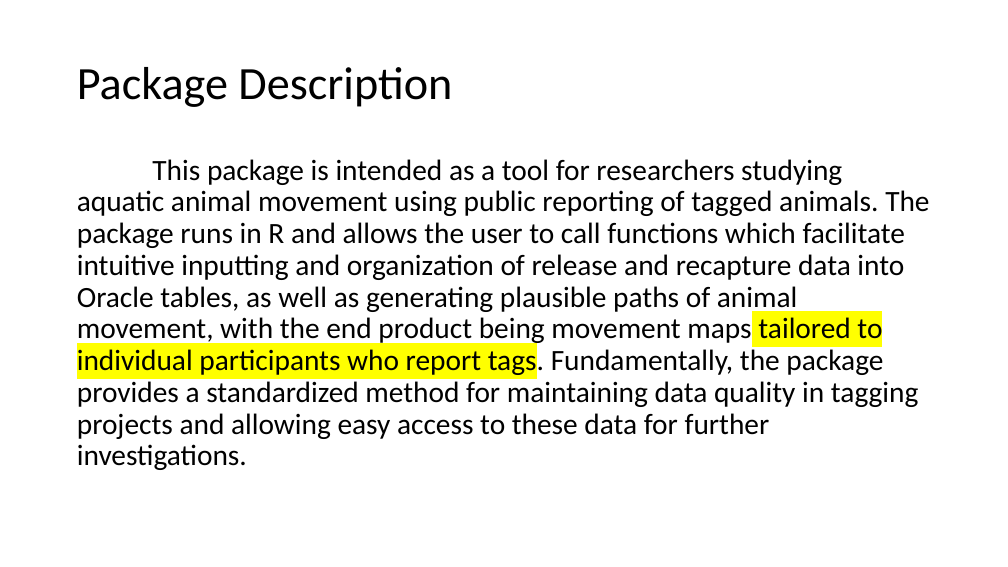
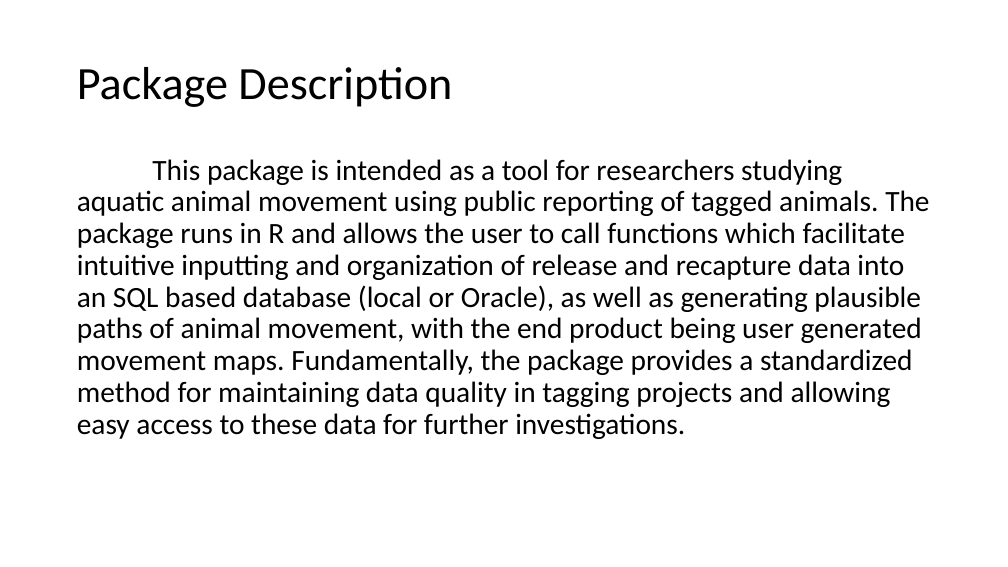
Before and after one commit to LobsterScience/LobTag2, a slide deck: slide 3 of data/user_guide.pptx (slide 2 before the commit). Drawn at 1008x567 pixels with LibreOffice and Linux fonts; fonts in the diff are those of the drawing. Boxes give left, top, right and bottom in pixels: in the first picture for what was removed or moved away, otherwise in the second. Text is boxed around its words. In the diff, an @@ line names an element or a change of style, - is before the commit and + after.

Commit message:
updates to user guide

```diff
--- a/data/user_guide.pptx
+++ b/data/user_guide.pptx
@@ text at (77, 159, 929, 439): text changed @@
-This package is intended as a tool for researchers studying aquatic animal movement using public reporting of tagged animals. The package runs in R and allows the user to call functions which facilitate intuitive inputting and organization of release and recapture data into Oracle tables, as well as generating plausible paths of animal movement, with the end product being movement maps tailored to individual participants who report tags. Fundamentally, the package provides a standardized method for maintaining data quality in tagging projects and allowing easy access to these data for further investigations.
+This package is intended as a tool for researchers studying aquatic animal movement using public reporting of tagged animals. The package runs in R and allows the user to call functions which facilitate intuitive inputting and organization of release and recapture data into an SQL based database (local or Oracle), as well as generating plausible paths of animal movement, with the end product being user generated movement maps. Fundamentally, the package provides a standardized method for maintaining data quality in tagging projects and allowing easy access to these data for further investigations.
```
Also in this commit, not shown: 18 other slides changed, 3 slides added, 2 other files.
